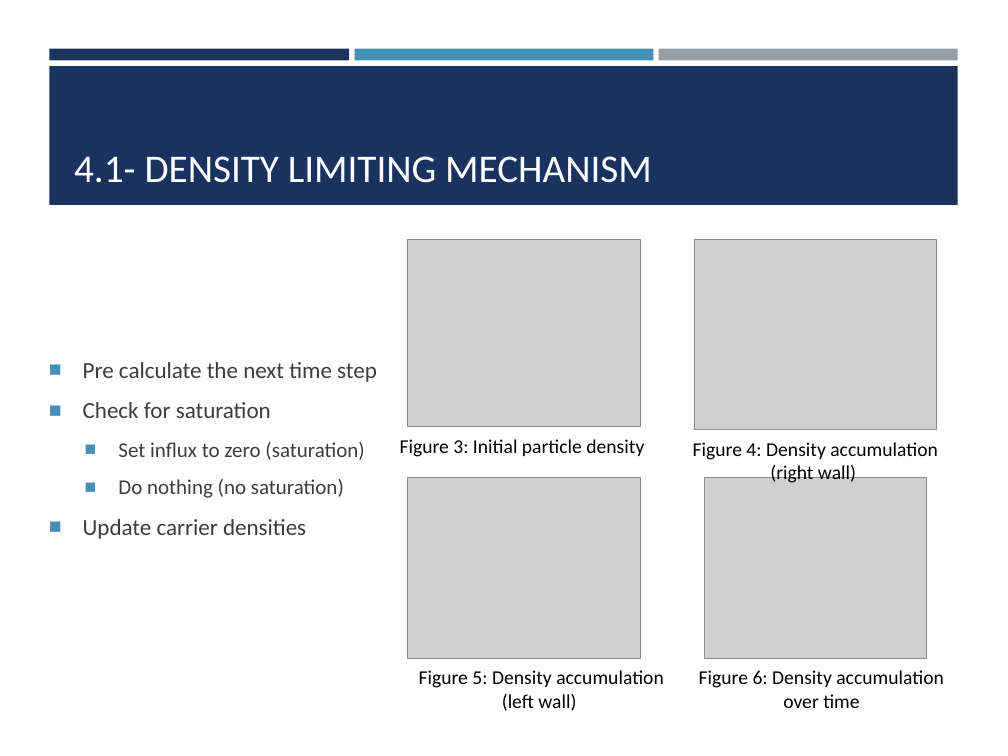
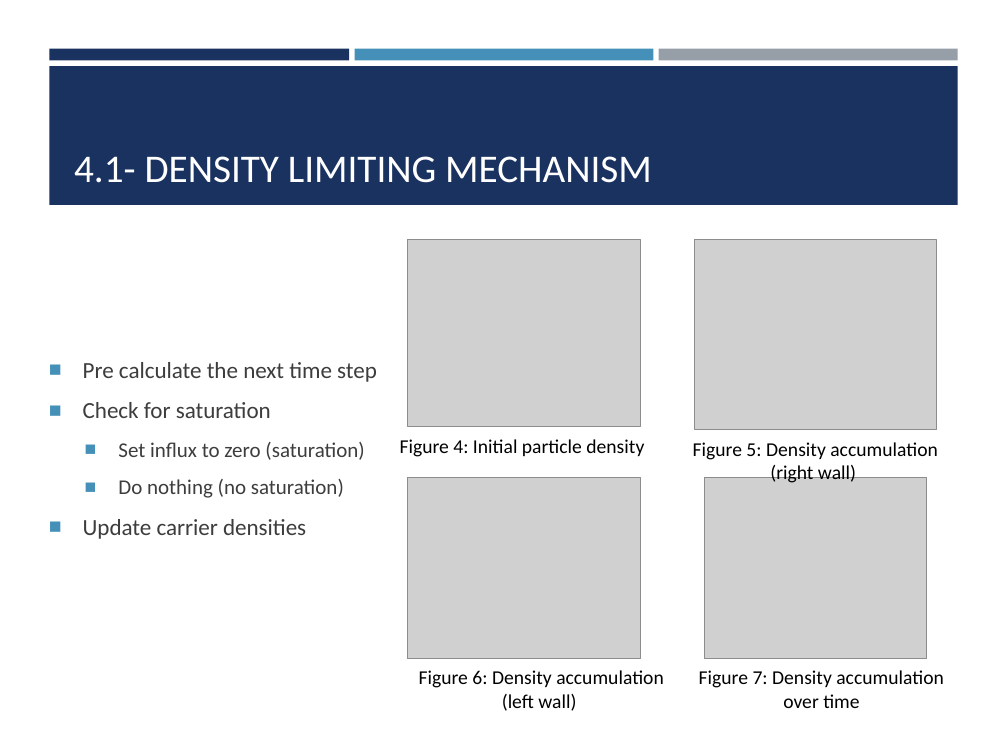
Before and after one commit to cbonfil/ThesisReport, a slide deck: slide 8 of Memristor Thesis/Memristor Presentation.pptx. Drawn at 1008x756 pixels with LibreOffice and Linux fonts; fonts in the diff are those of the drawing; grey boxes stand for pictures. Boxes give left, top, right and bottom in pixels: in the first picture for what was removed or moved away, otherwise in the second. Text is boxed around its words. In the diff, an @@ line names an element or a change of style, - is before the commit and + after.

```diff
--- a/Memristor Thesis/Memristor Presentation.pptx
+++ b/Memristor Thesis/Memristor Presentation.pptx
@@ text at (400, 439, 644, 457): text changed @@
-Figure 3: Initial particle density
+Figure 4: Initial particle density
@@ text at (693, 442, 938, 483): text changed @@
-Figure 4: Density accumulation (right wall)
+Figure 5: Density accumulation (right wall)
@@ text at (419, 670, 664, 711): text changed @@
-Figure 5: Density accumulation (left wall)
+Figure 6: Density accumulation (left wall)
@@ text at (699, 670, 944, 708): text changed @@
-Figure 6: Density accumulation over time
+Figure 7: Density accumulation over time
```
Also in this commit, not shown: 15 other slides changed, 1 slide added, 1 other file.
